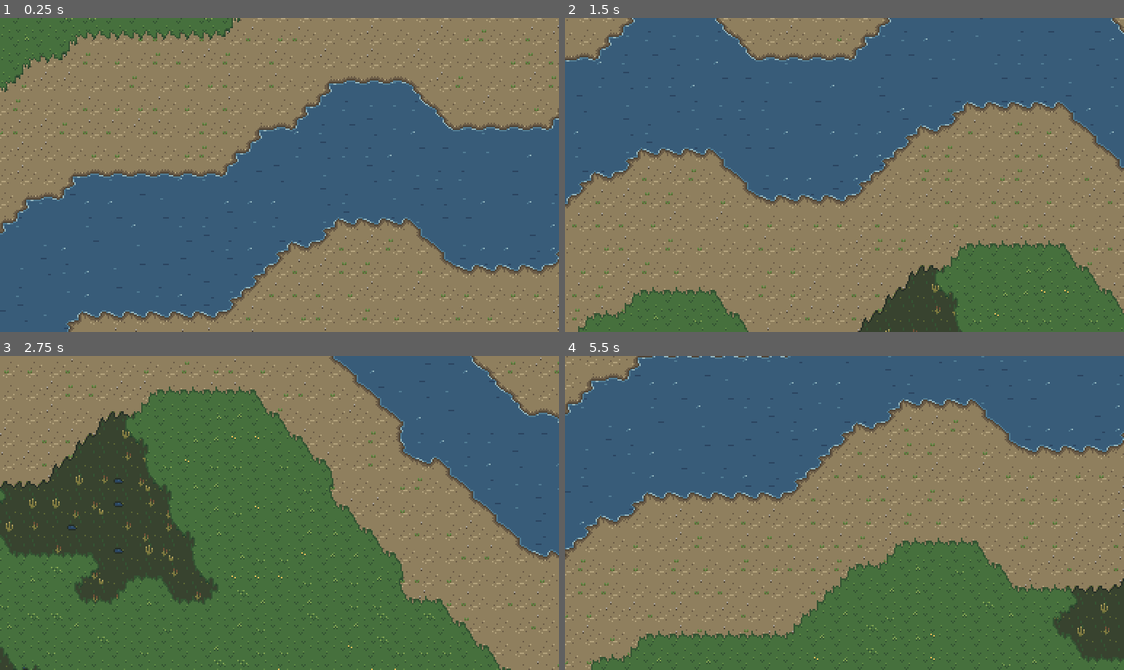
Above: before the commit, frames 1-4 (two rows, left to right).
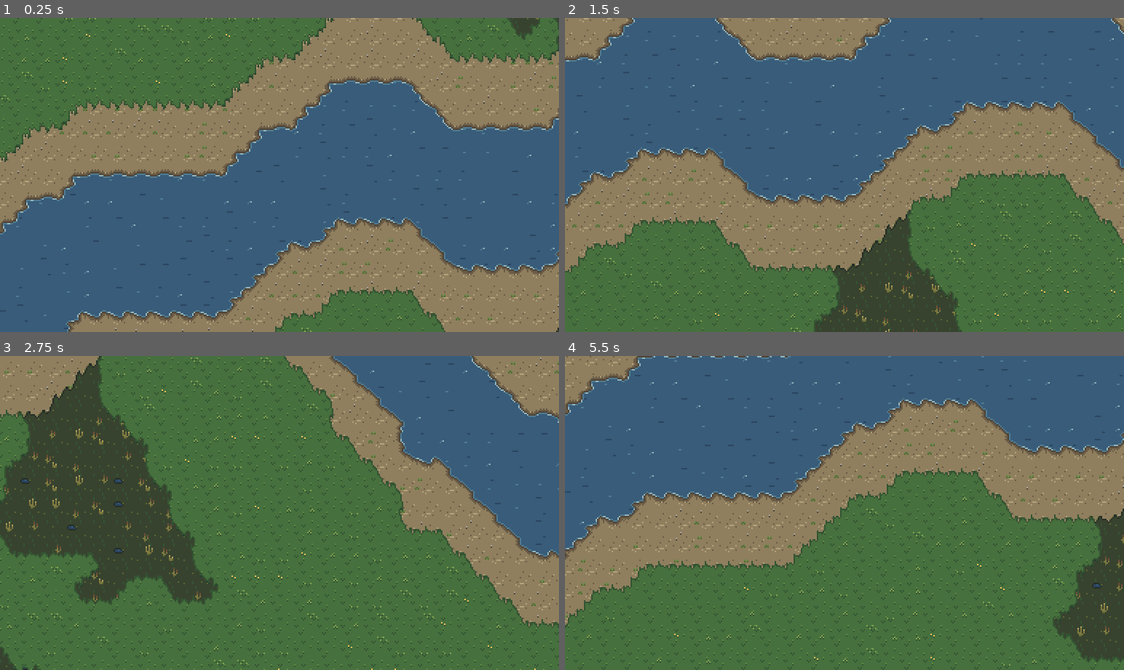
Above: after the commit, the same moments.

Repository: gentoomaniac/sandbox-game
Game: Godot game, scene res://game/scenes/main.tscn
Same seed, same stepped clock (60 frames per second), same inputs: the game is played once before the commit and once after it.
Inputs:
- Up to frame 1 (0.25 s): no input
- Up to frame 2 (1.5 s): tap Enter at 0.5 s; hold Right (ui_right) 0.53-1.28 s; hold Down (ui_down) from 1.28 s (still down)
- Up to frame 3 (2.75 s): release Down (ui_down) at 2.03 s; hold Right (ui_right) from 2.03 s (still down)
- Up to frame 4 (5.5 s): release Right (ui_right) at 2.78 s; hold Up (ui_up) 2.78-3.53 s; hold Left (ui_left) 3.53-5.03 s; hold Down (ui_down) from 5.03 s (still down)

The runs differ from the first frame. In frame 1, 18% of the frame differs, in the area x 0-100%, y 0-100%; in frame 2, 22%; in frame 3, 20%; in frame 4, 23%, in the area x 0-100%, y 35-100%.

Commit message:
World gen: narrow the floodplain band from 6 to 3 tiles
User feedback on the first art pass: the floodplain band was too wide. The
floodplain-near-water test now derives its distance from FLOODPLAIN_WIDTH
instead of a loose fixed 8.

Co-Authored-By: Claude Opus 5.5 <noreply@anthropic.com>

Diff:
--- a/game/world/world_generator.gd
+++ b/game/world/world_generator.gd
@@ -10,7 +10,7 @@
 ## Tiles from the river centre line to the bank (so the river is twice as wide).
 const RIVER_HALF_WIDTH := 3.0
 ## Tiles from the bank to the edge of the floodplain.
-const FLOODPLAIN_WIDTH := 6.0
+const FLOODPLAIN_WIDTH := 3.0
 ## How far (in tiles) the river's centre line wanders north and south of y = 0.
 const RIVER_MEANDER_AMPLITUDE := 150.0
 ## Wetland appears where the second noise is above this (dry land only).
--- a/tests/test_world_generator.gd
+++ b/tests/test_world_generator.gd
@@ -1,9 +1,9 @@
 extends GutTest
 
 const SEED := 42
-## Floodplain tiles must have water within this many tiles (the floodplain is
-## WorldGenerator.FLOODPLAIN_WIDTH wide, measured along y, so this is generous).
-const MAX_WATER_DISTANCE := 8
+## Floodplain tiles must have water within this many tiles: the floodplain is
+## WorldGenerator.FLOODPLAIN_WIDTH wide, measured along y, plus one for rounding.
+const MAX_WATER_DISTANCE := int(WorldGenerator.FLOODPLAIN_WIDTH) + 1
 
 
 func _terrain_grid(generator: WorldGenerator, area: Rect2i) -> Dictionary[Vector2i, Tile.Terrain]:
